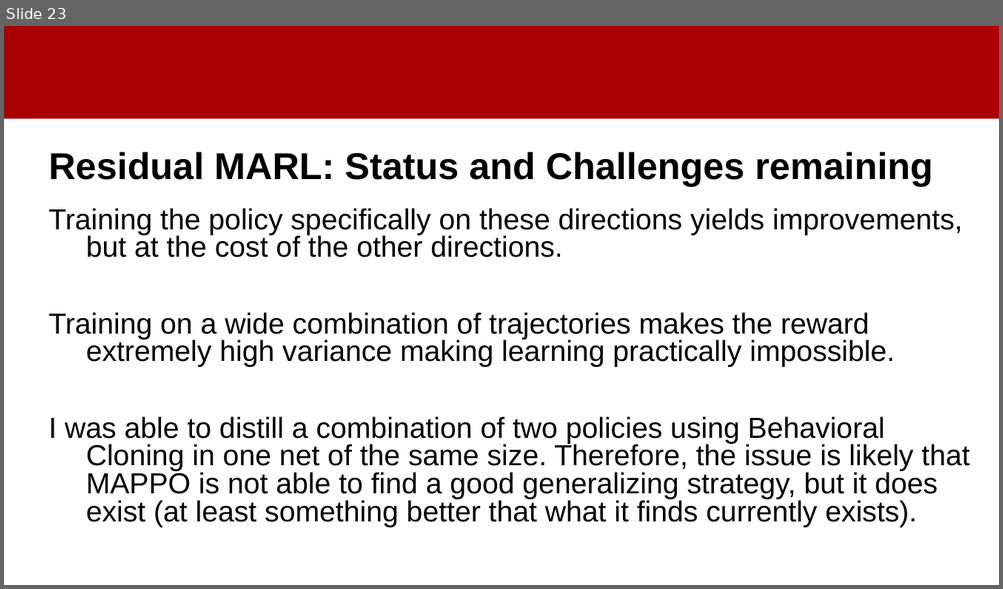
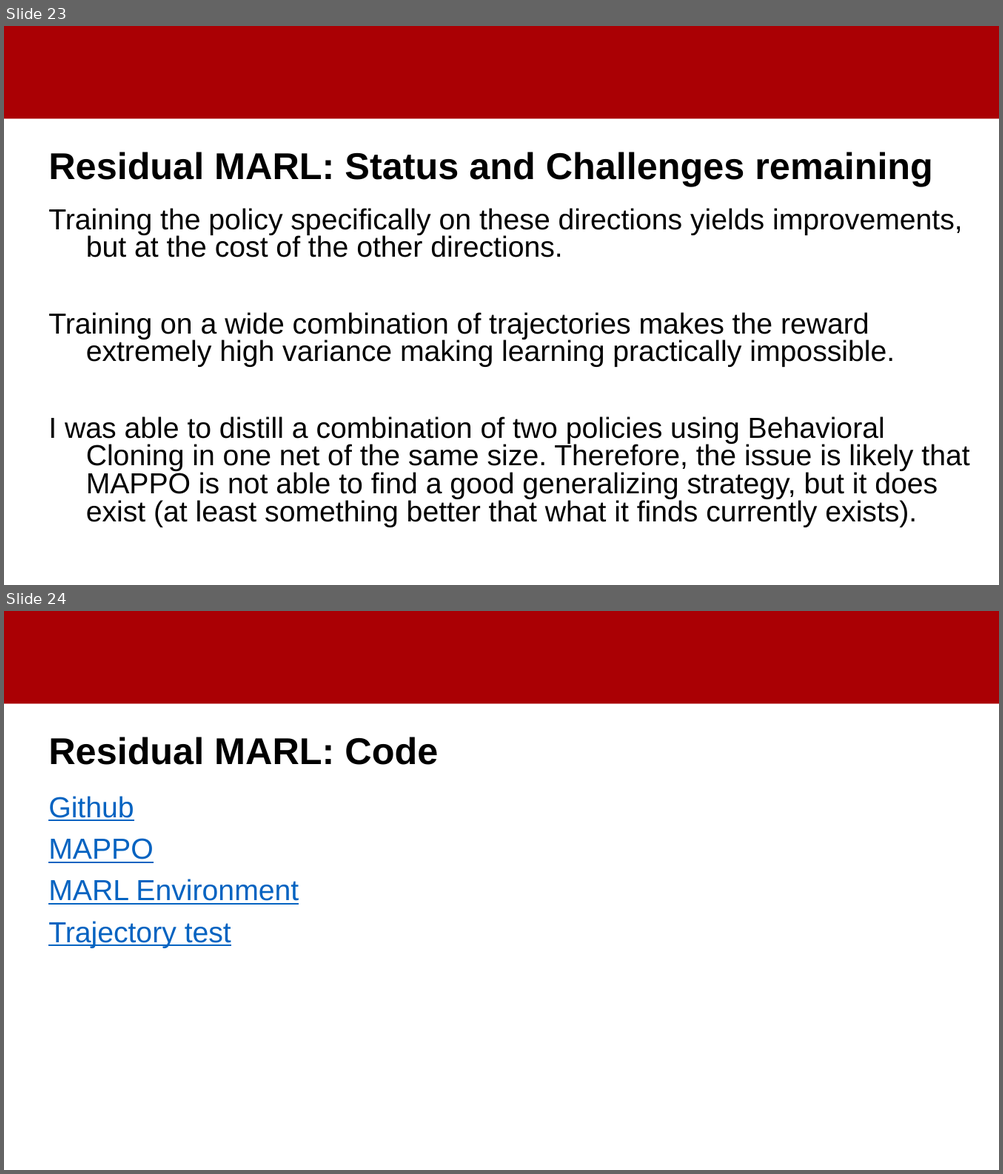
Before and after one commit to amedhisham/FixedWingsCoopTransportation, a slide deck: documentation/Ahmed_Aboulenien_2143465_RL_project.pptx. Shown one above the other, each under a label of ours: slide 23 before the commit, slides 23 and 24 after it. The pictures are 1003x589 and 1003x1174 pixels, drawn with LibreOffice and Linux fonts; fonts in the diff are those of the drawing; background and template pictures are left out. Boxes give left, top, right and bottom in pixels: in the first picture for what was removed or moved away, otherwise in the second. Text is boxed around its words. In the diff, an @@ line names an element or a change of style, - is before the commit and + after.

Commit message:
one xyz trajectory training + critic update

```diff
--- a/documentation/Ahmed_Aboulenien_2143465_RL_project.pptx
+++ b/documentation/Ahmed_Aboulenien_2143465_RL_project.pptx
@@ slide 24 added at [4, 611, 999, 1170], background #FFFFFF; not listed: 1 template element that a slide beside it also shows @@
@@ title added at [48, 737, 438, 765], 36 pt, text #000000, bold @@
+Residual MARL: Code
@@ text added at [48, 796, 299, 948], 28 pt, text #0563C1, underline @@
+Github
+MAPPO
+MARL Environment
+Trajectory test
```
Also in this commit, not shown: 1 slide changed, 12 other files.
